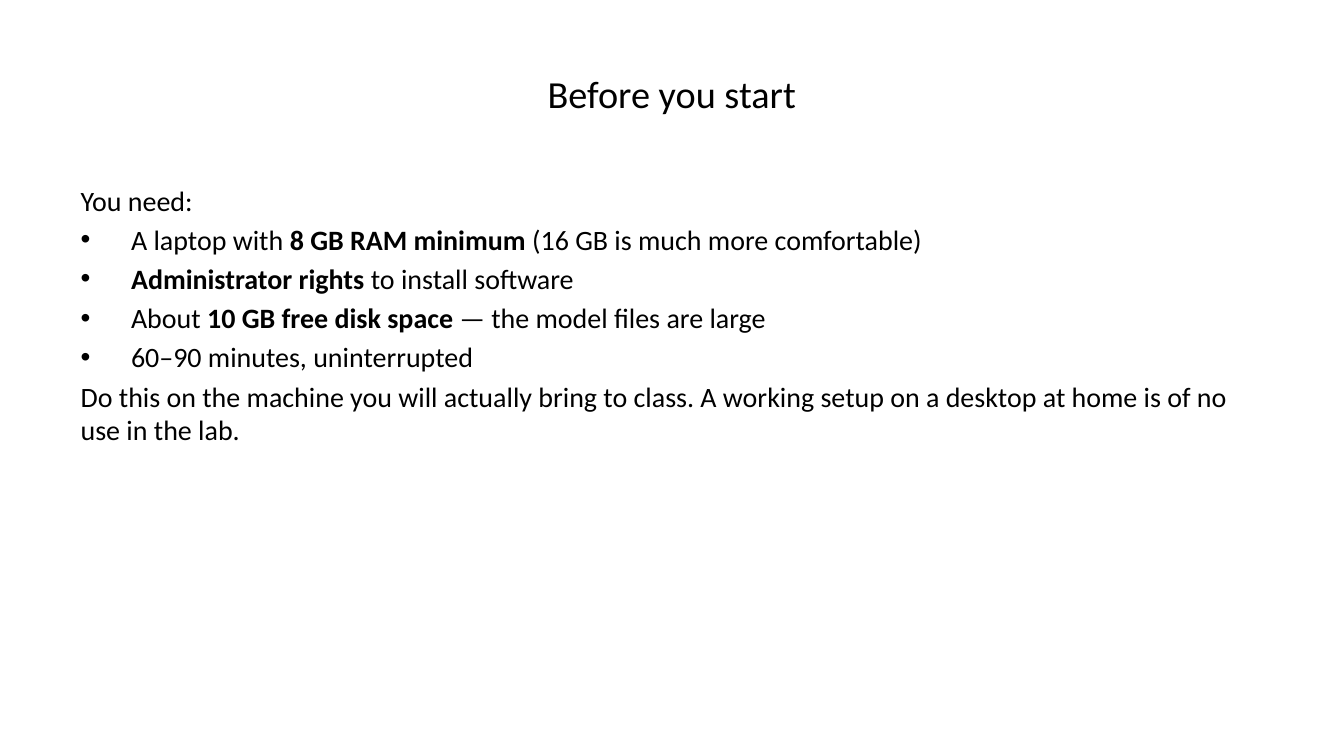
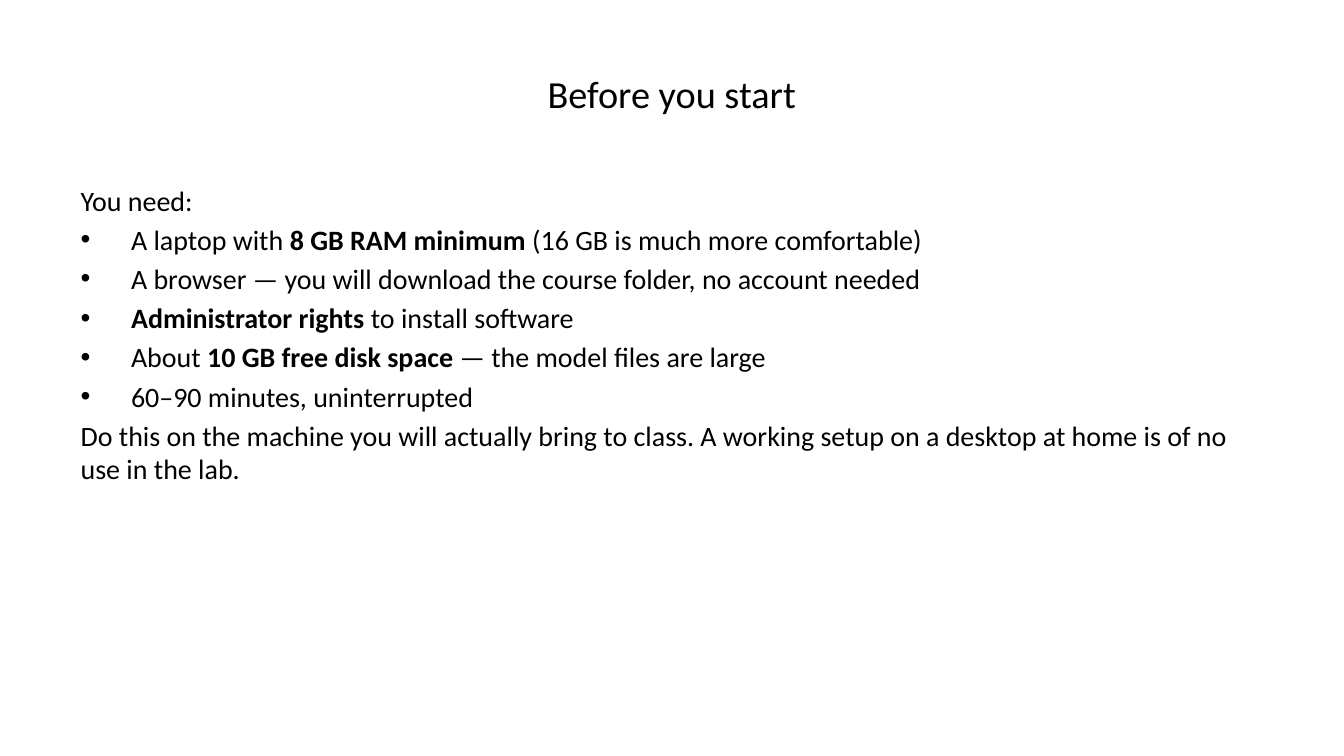
Before and after one commit to warint/quantitative-methods, a slide deck: slide 12 of 01-foundations-scenarios-and-tools/00-pre-session/slides-welcome-and-setup.pptx. Drawn at 1344x756 pixels with LibreOffice and Linux fonts; fonts in the diff are those of the drawing. Boxes give left, top, right and bottom in pixels: in the first picture for what was removed or moved away, otherwise in the second. Text is boxed around its words. In the diff, an @@ line names an element or a change of style, - is before the commit and + after.

```diff
--- a/01-foundations-scenarios-and-tools/00-pre-session/slides-welcome-and-setup.pptx
+++ b/01-foundations-scenarios-and-tools/00-pre-session/slides-welcome-and-setup.pptx
@@ text at (131, 269, 920, 294): paragraph added @@
+• A browser — you will download the course folder, no account needed
```
Also in this commit, not shown: 5 other slides changed, 4 slides added, 7 other files.
